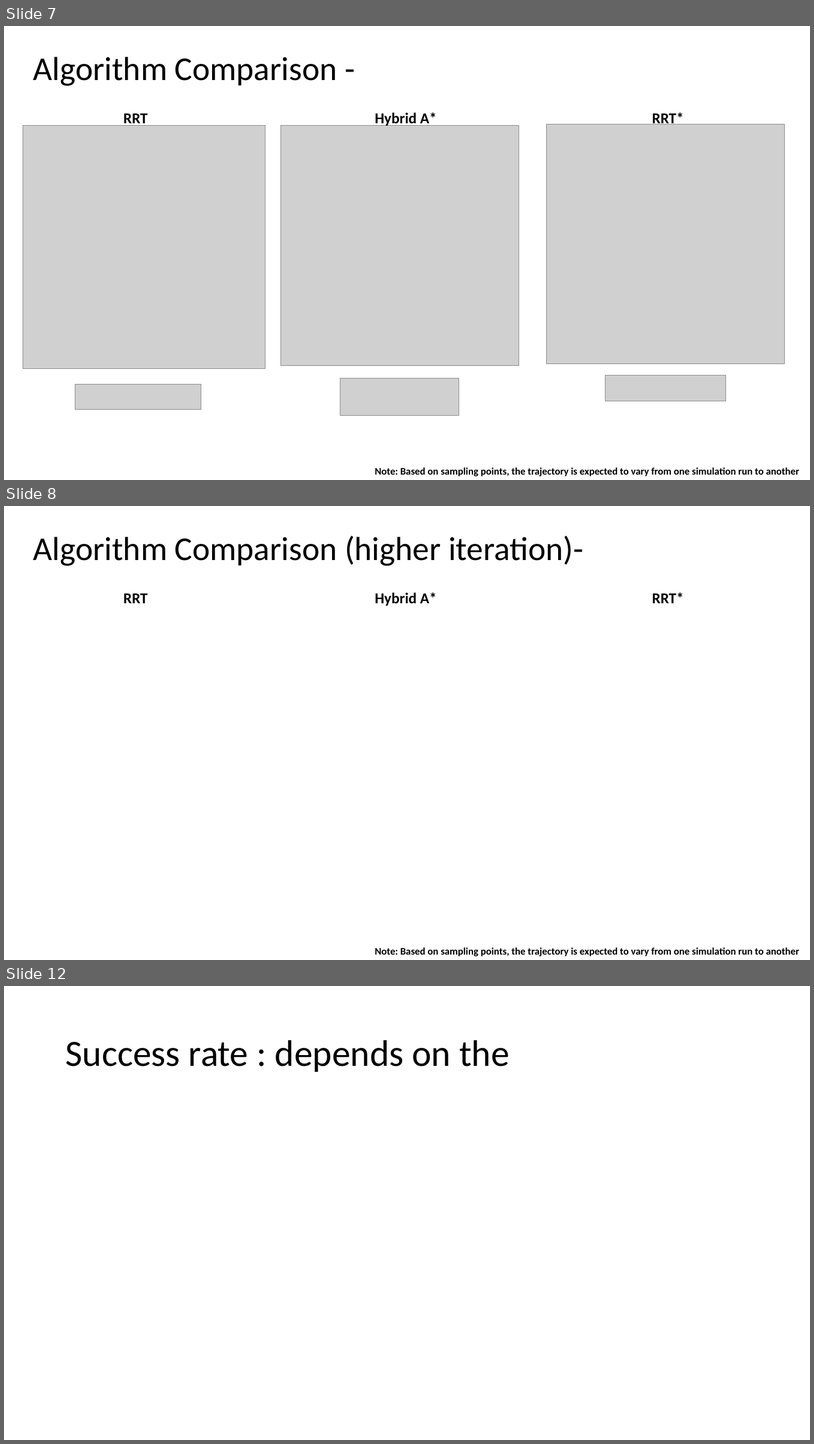
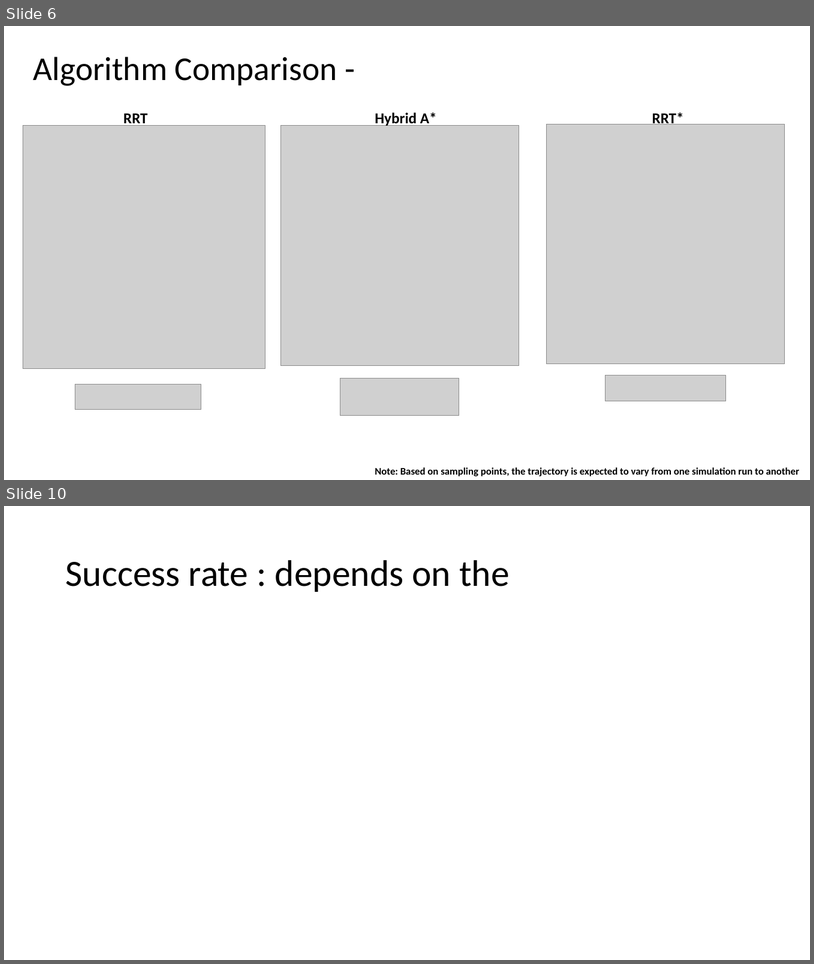
Before and after one commit to Kalpit-Vadnerkar/Path-Planning-for-Dubins-Car, a slide deck: CPSC_8810_FinalPresentation.pptx. Shown one above the other, each under a label of ours: slides 7, 8 and 12 before the commit, slides 6 and 10 after it; the slides between them are not shown. The pictures are 814x1444 and 814x964 pixels, drawn with LibreOffice and Linux fonts; fonts in the diff are those of the drawing; grey boxes stand for pictures. Boxes give left, top, right and bottom in pixels: in the first picture for what was removed or moved away, otherwise in the second. Text is boxed around its words. In the diff, an @@ line names an element or a change of style, - is before the commit and + after.

```diff
--- a/CPSC_8810_FinalPresentation.pptx
+++ b/CPSC_8810_FinalPresentation.pptx
@@ slide 8 removed at (x1=4, y1=506, x2=810, y2=960), background #FFFFFF @@
@@ title removed at (x1=33, y1=535, x2=584, y2=566) @@
-Algorithm Comparison (higher iteration)-
@@ text removed at (x1=123, y1=593, x2=148, y2=603) @@
-RRT
@@ text removed at (x1=375, y1=592, x2=437, y2=606) @@
-Hybrid A*
@@ text removed at (x1=653, y1=592, x2=684, y2=603) @@
-RRT*
@@ text removed at (x1=375, y1=947, x2=800, y2=956) @@
-Note: Based on sampling points, the trajectory is expected to vary from one simulation run to another
@@ what was slide 7 is now slide 6 @@
@@ what was slide 12 is now slide 10 @@
```
Also in this commit, not shown: 6 slides changed, 1 other slide removed, 3 other files.
